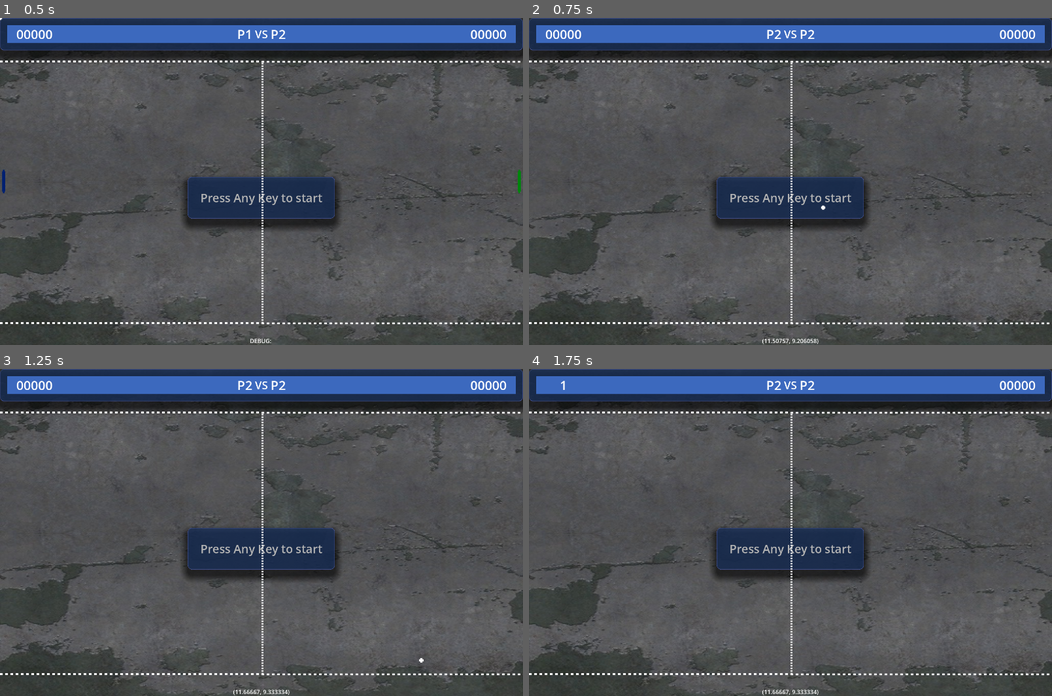
Above: before the commit, frames 1-4 (two rows, left to right).
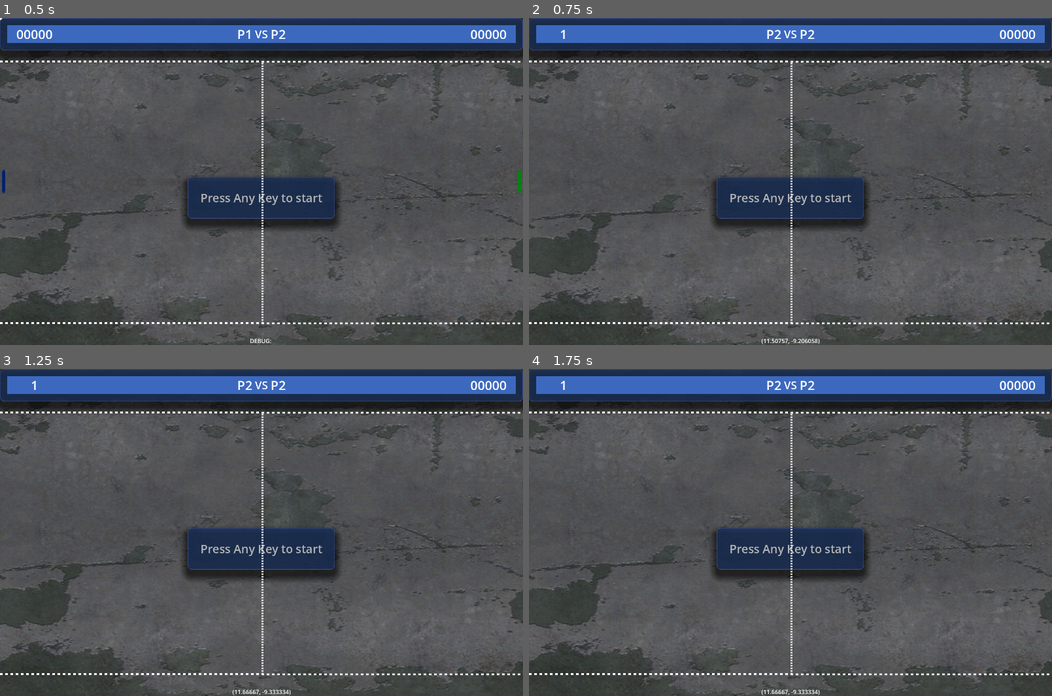
Above: after the commit, the same moments.

Repository: Fox-Alpha/Pong_Godot_4_Multiplayer
Game: Godot game, scene res://scenes/game/Pong_40.tscn
Same seed, same stepped clock (60 frames per second), same inputs: the game is played once before the commit and once after it. This scene is started directly instead of the project's main scene.
Inputs (mouse positions are in pixels of both pictures, inside the frame that each line leads up to):
- Up to frame 1 (0.5 s): no input
- Up to frame 2 (0.75 s): tap Enter at 0.5 s; move the mouse to (905, 165) at 0.52 s; hold W (p1_up) from 0.53 s (still down); hold Down (p2_down) from 0.53 s (still down); click (905, 165) at 0.67 s
- Up to frame 3 (1.25 s): keep holding W (p1_up); keep holding Down (p2_down)
- Up to frame 4 (1.75 s): tap Enter at 1.25 s; move the mouse to (685, 548) at 1.27 s; release W (p1_up) at 1.28 s; release Down (p2_down) at 1.28 s; hold S (p1_down) from 1.28 s (still down); tap Up (p2_up) at 1.35 s

Frame 1 is identical in both runs. In frame 2, 0.2% of the frame differs, in the area x 3-57%, y 3-100%; in frame 3, 0.2%, in the area x 3-81%, y 3-100%; in frame 4, 0.1%.
Error in both runs: Invalid access to property or key 'shape' on a base object of type 'null instance'. (res://scripts/pong.gd:71)

Commit message:
Chg: Change type to WorldBoundary

Diff:
--- a/scenes/game/playground/field/Border.tscn
+++ b/scenes/game/playground/field/Border.tscn
@@ -3,10 +3,10 @@
 [sub_resource type="PhysicsMaterial" id="PhysicsMaterial_paf51"]
 bounce = 1.0
 
-[sub_resource type="RectangleShape2D" id="RectangleShape2D_7lwms"]
+[sub_resource type="WorldBoundaryShape2D" id="WorldBoundaryShape2D_2su0r"]
 
 [node name="Border" type="StaticBody2D"]
 physics_material_override = SubResource("PhysicsMaterial_paf51")
 
 [node name="BorderCollision" type="CollisionShape2D" parent="."]
-shape = SubResource("RectangleShape2D_7lwms")
+shape = SubResource("WorldBoundaryShape2D_2su0r")
